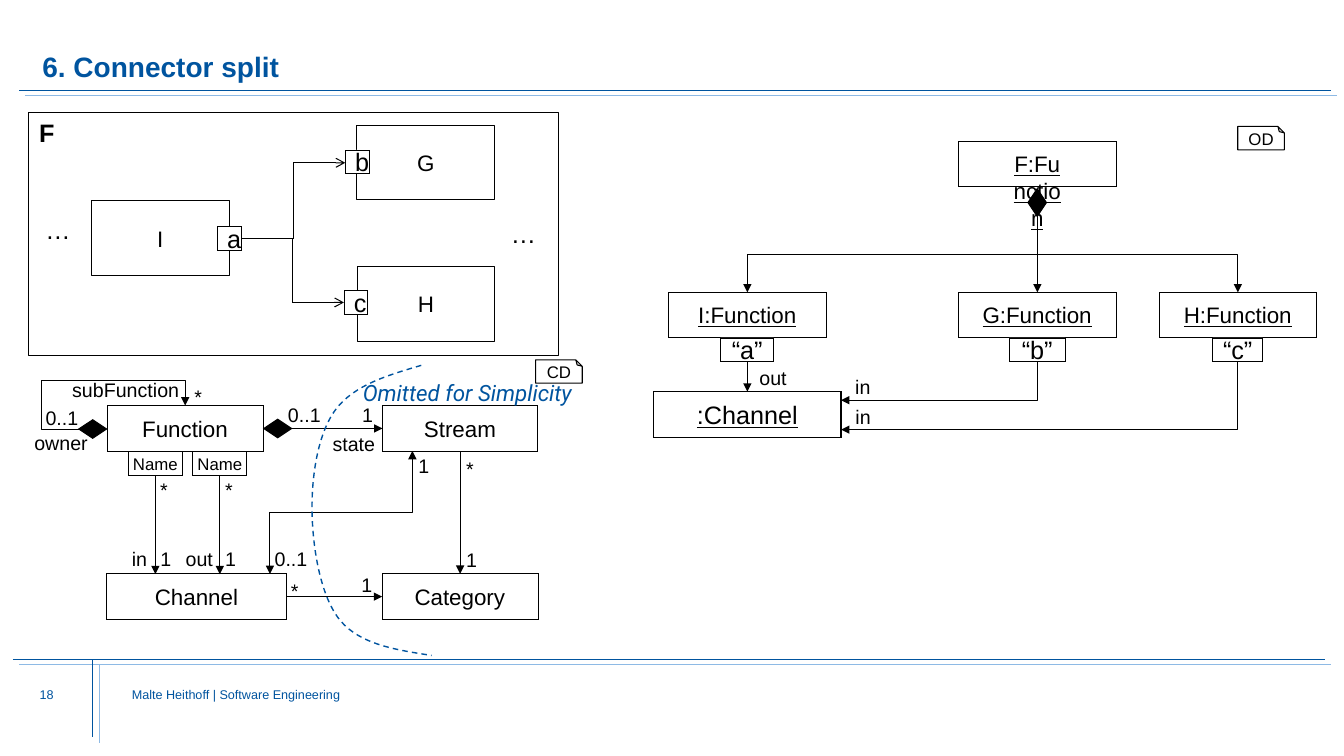
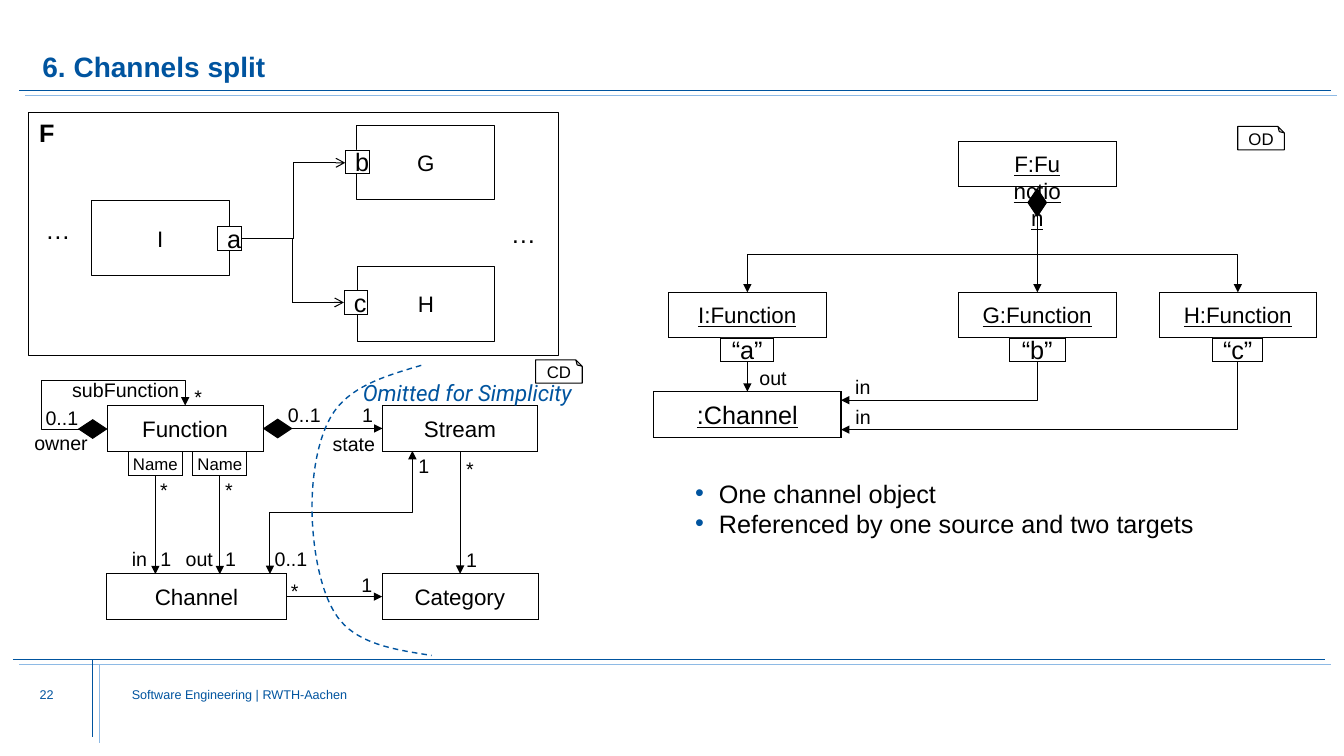
Before and after one commit to Fishi2402/montigem, a slide deck: slide 22 of products/syse_functions/doc/FunctionStructure.Explanation.pptx (slide 18 before the commit). Drawn at 1344x756 pixels with LibreOffice and Linux fonts; fonts in the diff are those of the drawing; background and template pictures are left out. Boxes give left, top, right and bottom in pixels: in the first picture for what was removed or moved away, otherwise in the second. Text is boxed around its words. In the diff, an @@ line names an element or a change of style, - is before the commit and + after.

```diff
--- a/products/syse_functions/doc/FunctionStructure.Explanation.pptx
+++ b/products/syse_functions/doc/FunctionStructure.Explanation.pptx
@@ title at [42, 56, 266, 82]: text changed @@
-6. Connector split
+6. Channels split
@@ text added at [719, 484, 1194, 538], 18 pt, text #000000 @@
+• One channel object
+• Referenced by one source and two targets
@@ page number at [40, 690, 54, 699]: text changed @@
-18
+22
@@ text at [132, 690, 348, 702]: text changed @@
-Malte Heithoff | Software Engineering
+Software Engineering | RWTH-Aachen
```
Also in this commit, not shown: 16 other slides changed, 4 slides added, 15 slides removed, 1 other file.
